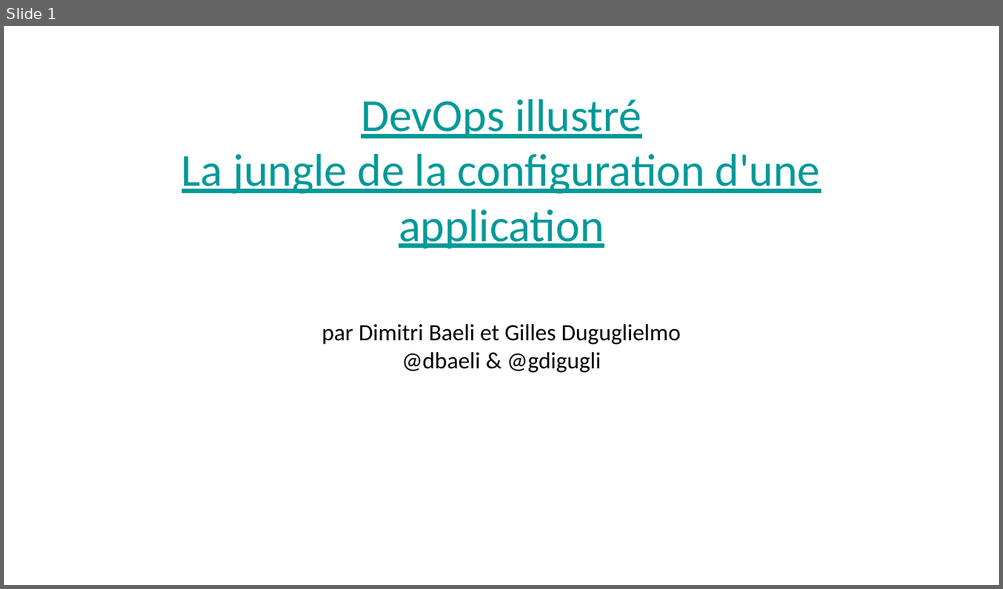
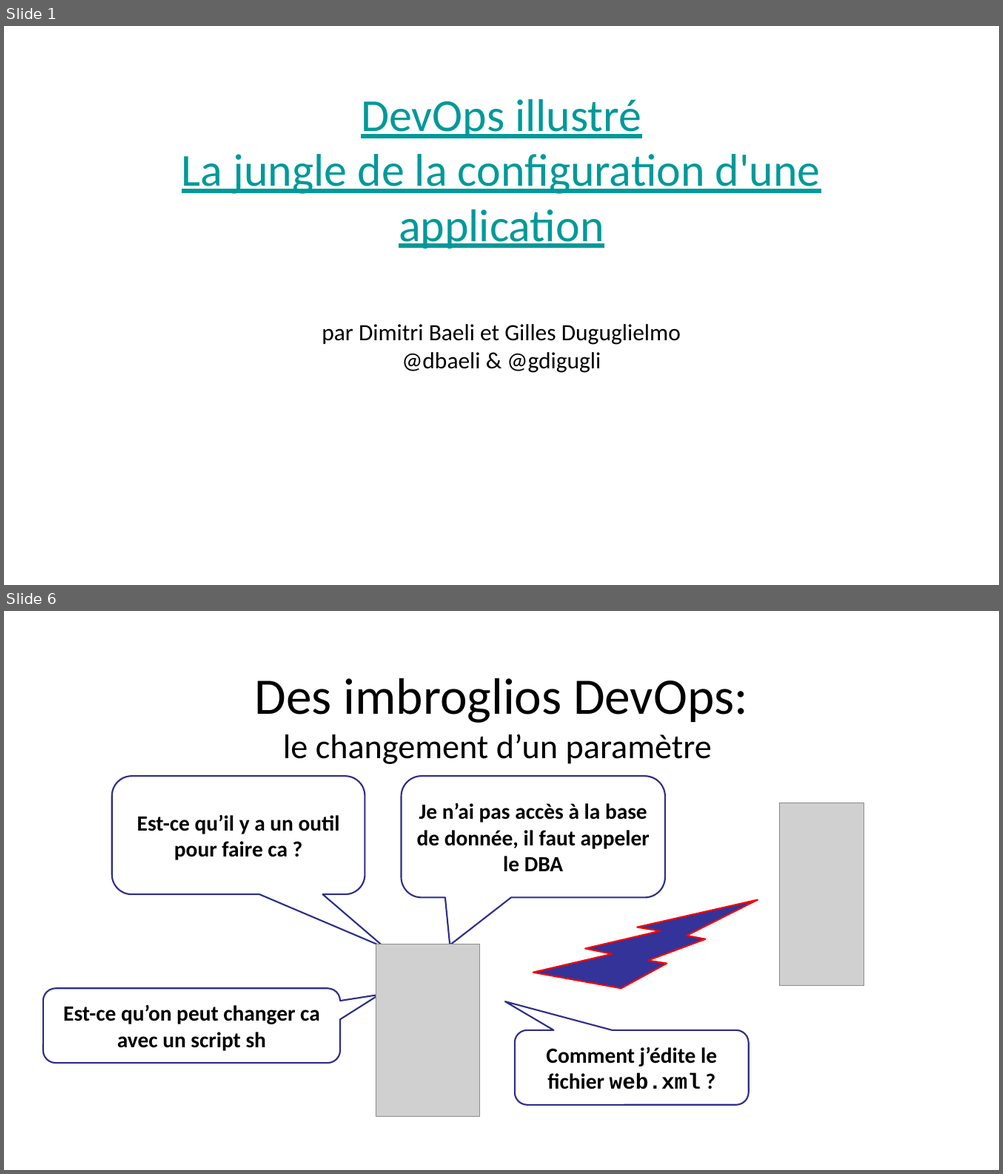
Before and after one commit to dbaeli/conf4j, a slide deck: Devops_Configuration_Jungle_Devoxx_FR_2012.pptx. Shown one above the other, each under a label of ours: slide 1 before the commit, slides 1 and 6 after it; the slides between them are not shown. The pictures are 1003x589 and 1003x1174 pixels, drawn with LibreOffice and Linux fonts; fonts in the diff are those of the drawing; grey boxes stand for pictures; background and template pictures are left out. Boxes give left, top, right and bottom in pixels: in the first picture for what was removed or moved away, otherwise in the second. Text is boxed around its words. In the diff, an @@ line names an element or a change of style, - is before the commit and + after.

```diff
--- a/Devops_Configuration_Jungle_Devoxx_FR_2012.pptx
+++ b/Devops_Configuration_Jungle_Devoxx_FR_2012.pptx
@@ slide 6 added at (4,611,999,1170), background picture (left out) @@
@@ text added at (255,678,748,764), 44 pt, text #000000 @@
+Des imbroglios DevOps:
+le changement d’un paramètre
@@ rounded speech box added at (112,776,365,894), fill #FFFFFF, outline #2D2D8A 2 pt, 28 pt, text #000000, bold @@
+Est-ce qu’il y a un outil pour faire ca ?
@@ rounded speech box added at (401,776,665,897), fill #FFFFFF, outline #2D2D8A 2 pt, 28 pt, text #000000, bold @@
+Je n’ai pas accès à la base de donnée, il faut appeler le DBA
@@ picture added at (779,803,863,986) @@
@@ lightning bolt added at (532,900,757,988), fill #333399, outline #FF0000 2 pt @@
@@ picture added at (375,945,479,1116) @@
@@ rounded speech box added at (43,988,340,1063), fill #FFFFFF, outline #2D2D8A 2 pt, 28 pt, text #000000, bold @@
+Est-ce qu’on peut changer ca avec un script sh
@@ rounded speech box added at (515,1031,748,1105), fill #FFFFFF, outline #2D2D8A 2 pt, 28 pt, text #000000, bold @@
+Comment j’édite le fichier web.xml ?
@@ page number added at (975,1154,993,1170), 14 pt, text #FFFFFF @@
+6
```
Also in this commit, not shown: 2 slides changed, 11 other slides added, 12 slides removed, 5 other files.
